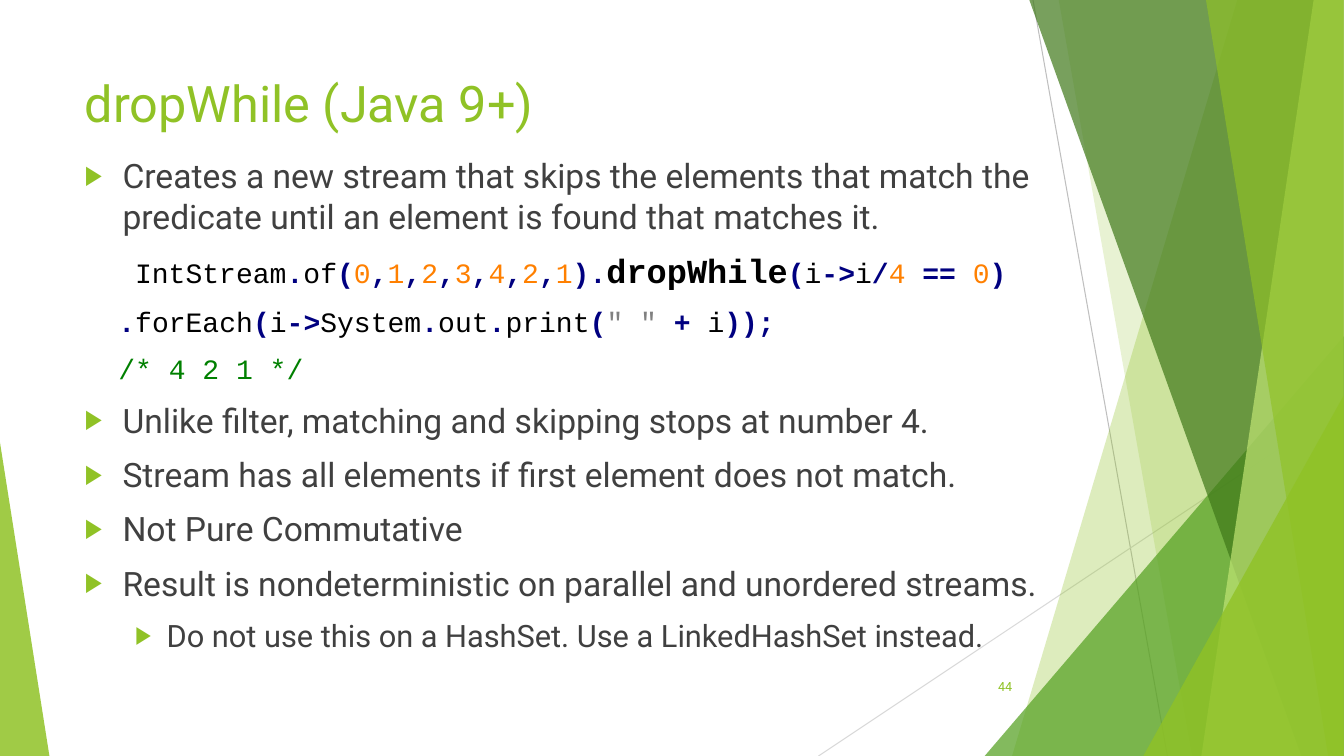
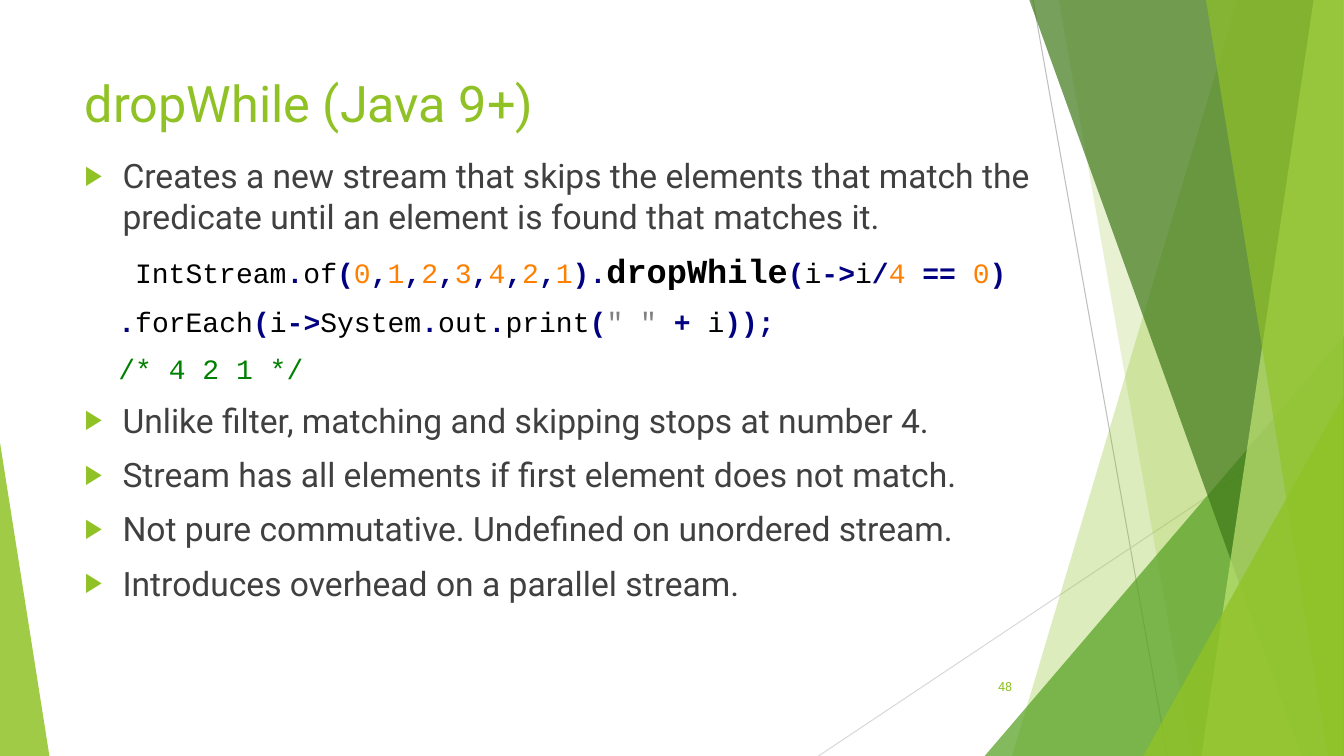
Before and after one commit to RichardRoda/2017-CodePaLOUsa-Lambda, a slide deck: slide 48 of Learning to Love the Lambda in the Stream.pptx (slide 44 before the commit). Drawn at 1344x756 pixels with LibreOffice and Linux fonts; fonts in the diff are those of the drawing. Boxes give left, top, right and bottom in pixels: in the first picture for what was removed or moved away, otherwise in the second. Text is boxed around its words. In the diff, an @@ line names an element or a change of style, - is before the commit and + after.

Commit message:
Add slides about sequential, parallel, ordered, and unordered streams.

```diff
--- a/Learning to Love the Lambda in the Stream.pptx
+++ b/Learning to Love the Lambda in the Stream.pptx
@@ text at bbox=[123, 515, 953, 603]: text changed @@
-▶ Not Pure Commutative
-▶ Result is nondeterministic on parallel and unordered streams.
-  ▶ Do not use this on a HashSet. Use a LinkedHashSet instead.
+▶ Not pure commutative. Undefined on unordered stream.
+▶ Introduces overhead on a parallel stream.
@@ page number at bbox=[998, 682, 1012, 691]: text changed @@
-44
+48
```
Also in this commit, not shown: 18 other slides changed, 4 slides added, 1 other file.
